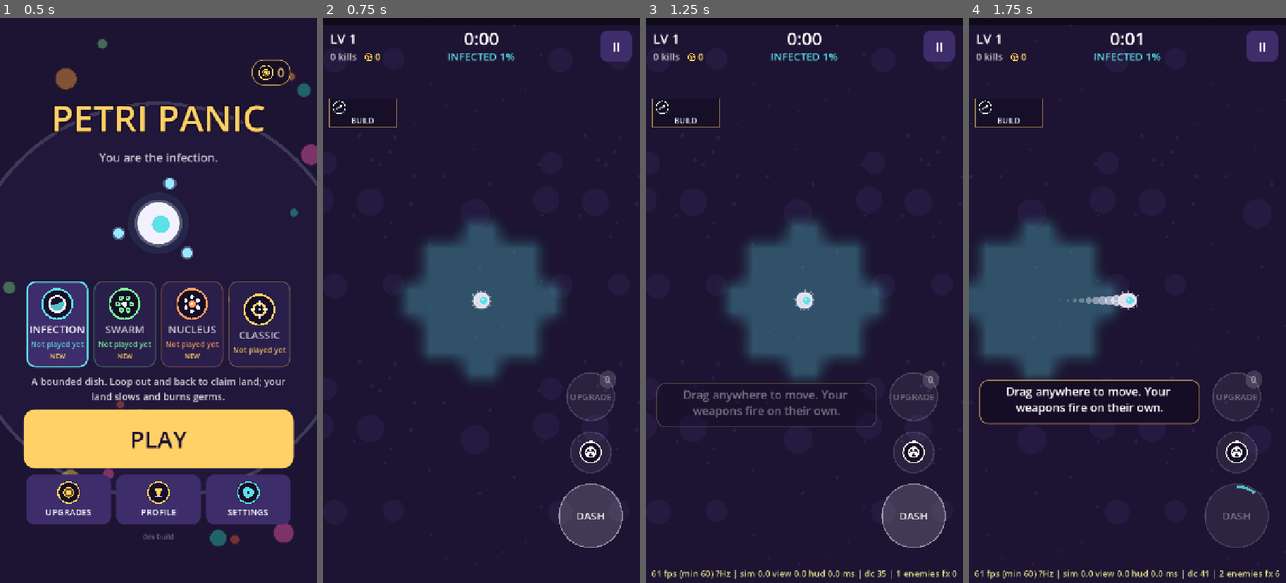
Above: before the commit, frames 1-4 (left to right).
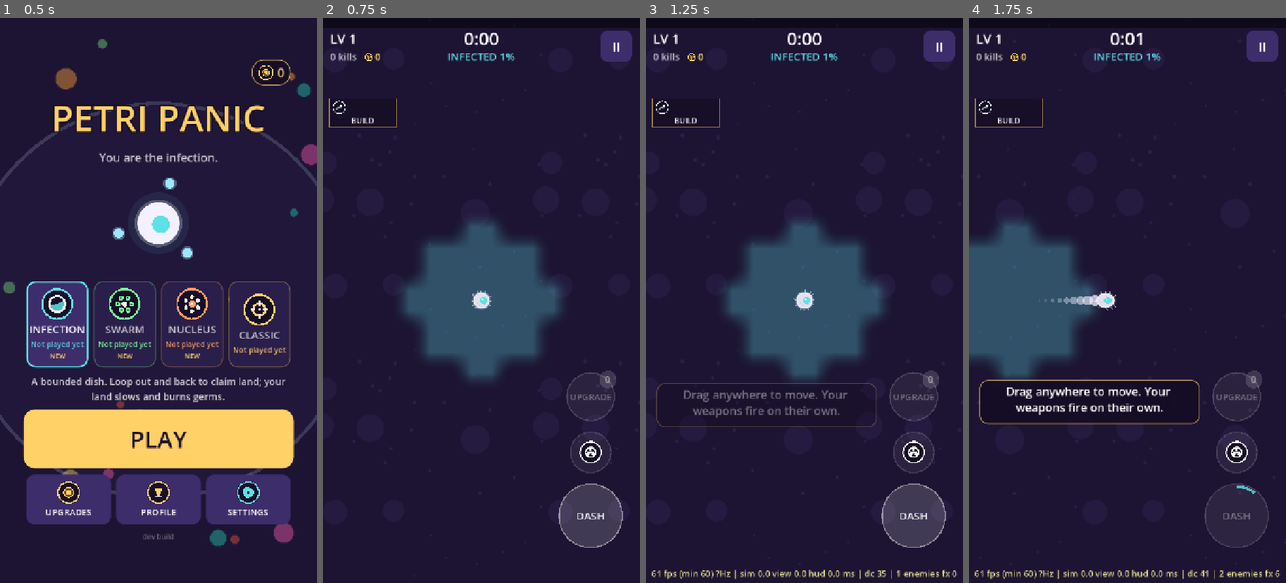
Above: after the commit, the same moments.

Repository: yousufkamran222-code/survivor-lite
Game: Godot game, scene res://scenes/main.tscn
The game is run twice, just before and just after one commit, with the same random seed, the same clock (stepped at 60 frames per second) and the same inputs.
Inputs (mouse positions are in pixels of both pictures, inside the frame that each line leads up to):
- Up to frame 1 (0.5 s): no input
- Up to frame 2 (0.75 s): click "PLAY" at 0.5 s
- Up to frame 3 (1.25 s): no input
- Up to frame 4 (1.75 s): tap Enter at 1.25 s; move the mouse to (1197, 272) at 1.27 s; hold D from 1.28 s (still down); tap 1 at 1.35 s; click (1197, 272) at 1.42 s; tap Space at 1.52 s

Frame 1 is identical in both runs. In frame 2, 0.5% of the frame differs, in the area x 0-100%, y 1-2%; in frame 3, 0.5%; in frame 4, 4.0%, in the area x 0-100%, y 1-64%.

Commit message:
Feel round 1: camera look-ahead/zoom, gem hop, pickup ladder, XP bar glow, level-up shockwave
- Camera: look-ahead along your velocity (0.35 s), slow zoom-out to 0.92 as
  the crowd grows, zoom punches on level-ups, streak milestones, elite/boss
  kills and evolutions. Culling, background and HUD arrows use the zoom.
- XP loop: gems hop out of kills (World g_born per gem, view-only use),
  pickup sound climbs while gems stream in, XP bar 22 px with a bright tip,
  near-full glow pulse and a flash + sweep on fill.
- Level-up shockwave (balance.xp.levelup_wave: 220 px, knock 420, no damage)
  with a ring. Knobs in juice; D-024.
- Bot, seeds 600-1100 x 8 (48 runs per mode), before -> after:
  Classic   win 19% -> 15%, p10 2:19-2:50 -> 1:58-3:04, p50 4:11-4:42 -> 2:19-4:11,
            p90 4:42-5:00 -> 3:28-5:00, level p50 8-14 -> 8-13
  Infection win 21% -> 19%, p10 1:50-2:19 -> 1:28-2:16, p50 2:14-5:00 -> 2:22-3:29,
            p90 2:46-5:00 -> 2:41-5:00, level p50 15-33 -> 15-20
  Swarm     win 15% -> 15%, p10 1:29-2:17 -> 1:25-2:22, p50 2:17-3:44 -> 2:17-4:40,
            p90 3:23-5:00 -> 3:21-5:00, level p50 9-12 -> 10-13
  Nucleus   win 31% -> 40%, p50 2:24-6:09 -> 2:55-6:06, level p50 8-14 -> 9-14
  All inside the +-10-15 point alarm band. 159 tests.

Co-Authored-By: Claude Opus 5.5 <noreply@anthropic.com>
Claude-Session: https://claude.ai/code/session_01Gsp3Vofy7NFve13ayFdCLg

Diff:
--- a/data/balance.json
+++ b/data/balance.json
@@ -96,6 +96,7 @@
     "linear": 3,
     "quad": 0.1,
     "gain_mult": 0.7,
+    "levelup_wave": {"radius": 220, "knock": 420},
     "gem_speed": 650,
     "max_gems": 120
   },
@@ -260,6 +261,23 @@
     "kill_flash_scale": 1.3,
     "kill_burst_speed": 1.0,
     "kill_burst_drag": 7.0,
+    "cam_lead_s": 0.35,
+    "cam_lead_rate": 4.0,
+    "cam_crowd_zoom": 0.08,
+    "cam_crowd_from": 60,
+    "cam_crowd_span": 100,
+    "cam_punch_mult": 1.0,
+    "cam_punch_decay": 0.25,
+    "cam_punch_level": 0.035,
+    "cam_punch_streak": 0.03,
+    "cam_punch_elite": 0.03,
+    "cam_punch_evolution": 0.06,
+    "cam_punch_boss": 0.07,
+    "gem_hop_s": 0.28,
+    "gem_hop_h": 18,
+    "pickup_pitch_step": 0.03,
+    "pickup_pitch_max": 0.6,
+    "pickup_chain_s": 0.35,
     "multikill_min": 6,
     "multikill_shake": 0.6,
     "multikill_shake_max": 7,
--- a/scripts/core/world.gd
+++ b/scripts/core/world.gd
@@ -166,6 +166,7 @@
 var g_pos := PackedVector2Array()
 var g_val := PackedFloat32Array()
 var g_pull := PackedByteArray()
+var g_born := PackedFloat32Array()  # run time each gem dropped (the view's pop-out hop)
 
 var _grid := {}
 
@@ -1289,10 +1290,12 @@
 		g_pos[far] = pos
 		g_val[far] = value
 		g_pull[far] = 0
+		g_born[far] = time
 		return
 	g_pos.append(pos)
 	g_val.append(value)
 	g_pull.append(0)
+	g_born.append(time)
 
 
 func _update_gems(dt: float) -> void:
@@ -1315,18 +1318,43 @@
 				g_pos[i] = g_pos[last]
 				g_val[i] = g_val[last]
 				g_pull[i] = g_pull[last]
+				g_born[i] = g_born[last]
 				g_pos.resize(last)
 				g_val.resize(last)
 				g_pull.resize(last)
+				g_born.resize(last)
 				continue
 			g_pos[i] = g_pos[i] + off / d * minf(d, speed * dt)
 		i += 1
+	var levelled := false
 	while xp >= xp_next:
 		xp -= xp_next
 		level += 1
 		xp_next = Progression.xp_needed(bal, level)
 		pending_levelups += 1
+		levelled = true
 		_emit({"type": "level_gained", "level": level, "banked": pending_levelups})
+	if levelled:
+		_levelup_wave()
+
+
+## Level-up shockwave (balance.xp.levelup_wave): nearby germs get shoved back
+## (more the closer they are), no damage; elites and the boss resist as usual.
+func _levelup_wave() -> void:
+	var lw: Dictionary = bal.xp.get("levelup_wave", {})
+	var r := float(lw.get("radius", 0.0))
+	if r <= 0.0:
+		return
+	var push := float(lw.knock)
+	for i: int in query(p_pos, r):
+		var off := e_pos[i] - p_pos
+		var d := off.length()
+		var dir := off / d if d > 0.001 else Vector2.RIGHT
+		var resist := float(enemy_defs[e_type[i]].get("knock_resist", 0.0))
+		if e_elite[i] == 1:
+			resist = maxf(resist, float(data.waves.elites.knock_resist))
+		e_knock[i] += dir * push * (1.0 - 0.5 * clampf(d / r, 0.0, 1.0)) * (1.0 - resist)
+	_emit({"type": "levelup_wave", "pos": p_pos, "radius": r})
 
 
 func _roll() -> Array:
--- a/scripts/game/main.gd
+++ b/scripts/game/main.gd
@@ -40,6 +40,8 @@
 var _new_achievements: Array = []
 var _new_best := false
 var _touch_index := -1
+var _pickup_chain := 0  # gems collected in quick succession (pitch ladder)
+var _pickup_ms := 0
 var _life_best_streak := 0  # lifetime best at run start (for the NEW BEST STREAK call-out)
 var _streak_best_called := false
 var _slowmo := 0.0  # boss-kill slow motion left (real seconds)
@@ -281,6 +283,7 @@
 	world.step(dt, _move_input())
 	hud.sim_ms = lerpf(hud.sim_ms, (Time.get_ticks_usec() - t0) / 1000.0, 0.1)
 	hud.cam_pos = view.cam.position
+	hud.cam_zoom = view.cam_zoom
 	hud.fx_count = view.fx.size()
 	_handle_events(world.events)
 	view.consume(world.events)
@@ -325,7 +328,12 @@
 				if ev.get("gilded", false):
 					Sfx.play("pickup", 0.05, 1.6)
 			"pickup":
-				Sfx.play("pickup", 0.15)
+				# Gems collected in quick succession climb in pitch.
+				var j: Dictionary = bal.juice
+				var now := Time.get_ticks_msec()
+				_pickup_chain = _pickup_chain + 1 if now - _pickup_ms < int(float(j.get("pickup_chain_s", 0.35)) * 1000.0) else 0
+				_pickup_ms = now
+				Sfx.play("pickup", 0.03, 1.0 + minf(_pickup_chain * float(j.get("pickup_pitch_step", 0.0)), float(j.get("pickup_pitch_max", 0.0))))
 			"nova":
 				Sfx.play("nova")
 			"chain":
--- a/scripts/game/world_view.gd
+++ b/scripts/game/world_view.gd
@@ -18,6 +18,10 @@
 var pal := {}
 var enemy_colors: Array = []
 var cam: Camera2D
+var cam_zoom := 1.0  # current zoom (HUD arrows need it)
+var _look := Vector2.ZERO  # camera look-ahead offset (juice.cam_lead_s)
+var _zoom_crowd := 1.0  # eases out as the crowd grows (juice.cam_crowd_zoom)
+var _zoom_punch := 0.0  # short zoom-in on big moments
 var font: Font
 var fx: Array = []
 var shake := 0.0
@@ -200,6 +204,7 @@
 				_add_fx({"kind": "ring", "pos": ev.pos, "r": 46.0, "life": 0.2, "color": pal.player}, max_fx + 4)
 			"elite_killed":
 				add_shake(10.0)
+				add_zoom_punch(float(juice.get("cam_punch_elite", 0.0)))
 				_add_fx({"kind": "ring", "pos": ev.pos, "r": 150.0, "life": 0.4, "color": elite_color}, max_fx + 4)
 				# Gold shower: sparks burst up and fall.
 				for n in 18:
@@ -219,6 +224,13 @@
 				add_shake(minf(3.0 + ev.tiles * 0.05, 12.0))
 			"level_gained":
 				_add_fx({"kind": "ring", "pos": world.p_pos, "r": 70.0, "life": 0.35, "color": pal.ui_accent}, max_fx + 4)
+				add_zoom_punch(float(juice.get("cam_punch_level", 0.0)))
+			"levelup_wave":
+				# The shove ring: fast, bright, sized to the push radius.
+				_add_fx({"kind": "ring", "pos": ev.pos, "r": float(ev.radius), "life": 0.32, "color": Color(pal.xp_bar.lightened(0.4), 0.95)}, max_fx + 4)
+				_add_fx({"kind": "pop", "pos": ev.pos, "color": pal.xp_bar, "r": float(ev.radius) * 0.35, "life": 0.25}, max_fx + 4)
+			"streak":
+				add_zoom_punch(float(juice.get("cam_punch_streak", 0.0)))
 			"upgrade":
 				# Pick burst in the upgrade's colour, right on the player.
 				var uc := IconArt.color_for(world.upgrade_defs[ev.id])
@@ -228,6 +240,7 @@
 					_add_fx({"kind": "dot", "pos": world.p_pos, "vel": Vector2(cos(a), sin(a)) * 240.0, "color": uc, "r": 6.0, "life": 0.45}, max_fx + 14)
 			"evolution":
 				_add_fx({"kind": "ring", "pos": world.p_pos, "r": 320.0, "life": 0.7, "color": _wcolor(ev.weapon, pal.ui_accent)}, max_fx + 4)
+				add_zoom_punch(float(juice.get("cam_punch_evolution", 0.0)))
 			"hurt":
 				add_shake(float(juice.shake_hurt))
 				_hurt_t = float(bal.player.iframes_s)
@@ -262,6 +275,7 @@
 					_add_fx({"kind": "ring", "pos": world.vent_pos[v], "r": 150.0, "life": 0.5, "color": pal.vent}, max_fx + 4)
 			"boss_killed":
 				add_shake(float(juice.shake_boss_kill))
+				add_zoom_punch(float(juice.get("cam_punch_boss", 0.0)))
 				_add_fx({"kind": "ring", "pos": ev.pos, "r": 260.0, "life": 0.6}, max_fx + 4)
 	# Many kills in one frame (a nova or bomb clearing a crowd): a small shake
 	# and a ring sized by how many died.
@@ -269,6 +283,11 @@
 	if mk > 0 and _kills_this_frame >= mk:
 		add_shake(minf(float(_kills_this_frame) * float(juice.get("multikill_shake", 0.0)), float(juice.get("multikill_shake_max", 0.0))))
 		_add_fx({"kind": "ring", "pos": _kill_sum / _kills_this_frame, "r": minf(60.0 + 12.0 * _kills_this_frame, 320.0), "life": 0.3, "color": Color(1, 1, 1, 0.8)}, max_fx + 4)
+
+
+## Short zoom-in for a big moment (decays at juice.cam_punch_decay per s).
+func add_zoom_punch(amount: float) -> void:
+	_zoom_punch = maxf(_zoom_punch, amount * float(juice.get("cam_punch_mult", 1.0)))
 
 
 ## Weapon colour, switched to its evolution colour once evolved.
@@ -325,8 +344,18 @@
 	_shake_t += delta
 	var off := Vector2(sin(_shake_t * 47.0) * 0.6 + sin(_shake_t * 21.0 + 1.7) * 0.4,
 		cos(_shake_t * 43.0) * 0.6 + sin(_shake_t * 19.0 + 0.4) * 0.4) * shake * float(juice.get("shake_mult", 1.0)) * shake_setting
-	cam.position = (world.core_pos if world.p_down > 0.0 else world.p_pos) + off
-	var vp := get_viewport_rect().size
+	# Camera: leads a little where you're heading, eases out as the crowd
+	# grows, and punches in on big moments (add_zoom_punch). Knobs in juice.
+	var lead := world.p_vel * float(juice.get("cam_lead_s", 0.0))
+	_look = _look.lerp(lead, 1.0 - exp(-float(juice.get("cam_lead_rate", 4.0)) * delta))
+	var crowd_k := clampf((float(world.hostile_count()) - float(juice.get("cam_crowd_from", 60))) / maxf(float(juice.get("cam_crowd_span", 100)), 1.0), 0.0, 1.0)
+	_zoom_crowd = lerpf(_zoom_crowd, 1.0 - float(juice.get("cam_crowd_zoom", 0.0)) * crowd_k, 1.0 - exp(-0.8 * delta))
+	_zoom_punch = maxf(0.0, _zoom_punch - delta * float(juice.get("cam_punch_decay", 0.25)))
+	cam_zoom = _zoom_crowd * (1.0 + _zoom_punch)
+	cam.zoom = Vector2.ONE * cam_zoom
+	var focus := world.core_pos if world.p_down > 0.0 else world.p_pos + _look
+	cam.position = focus + off
+	var vp := get_viewport_rect().size / cam_zoom
 	var view := Rect2(cam.position - vp / 2.0, vp).grow(80)
 	_fill_gems(view)
 	_fill_shots()
@@ -351,7 +380,7 @@
 
 func _draw_world() -> void:
 	# One tiled texture, anchored to the world grid so it scrolls correctly.
-	var vp := get_viewport_rect().size
+	var vp := get_viewport_rect().size / cam_zoom
 	var tile := float(BG_TILE.get_width())
 	var tl := cam.position - vp / 2.0 - Vector2(64, 64)
 	var origin := Vector2(floorf(tl.x / tile), floorf(tl.y / tile)) * tile
@@ -431,17 +460,26 @@
 
 func _fill_gems(view: Rect2) -> void:
 	_gems.begin()
+	var hop_s := float(juice.get("gem_hop_s", 0.0))
+	var hop_h := float(juice.get("gem_hop_h", 0.0))
 	for i in world.g_pos.size():
 		var p := world.g_pos[i]
 		if not view.has_point(p):
 			continue
 		var v := world.g_val[i]
+		# Pop out of the kill: a short hop with a squash on landing (view only).
+		var age := world.time - world.g_born[i] if i < world.g_born.size() else 1.0
+		var sz := 1.0
+		if age < hop_s:
+			var k := age / hop_s
+			p.y -= sin(k * PI) * hop_h
+			sz = 0.4 + 0.8 * k if k < 0.5 else 1.0 + 0.25 * sin((k - 0.5) * 2.0 * PI)
 		if v >= 10.0:
-			_gems.add(p, 18.0, pal.gem_large)
+			_gems.add(p, 18.0 * sz, pal.gem_large)
 		elif v >= 3.0:
-			_gems.add(p, 14.0, pal.gem_medium)
+			_gems.add(p, 14.0 * sz, pal.gem_medium)
 		else:
-			_gems.add(p, 10.0, pal.gem_small)
+			_gems.add(p, 10.0 * sz, pal.gem_small)
 	_gems.commit()
 
 
--- a/scripts/ui/hud_overlay.gd
+++ b/scripts/ui/hud_overlay.gd
@@ -15,6 +15,8 @@
 var sim_ms := 0.0
 var fx_count := 0
 var cam_pos := Vector2.ZERO  # world position at the screen centre
+var cam_zoom := 1.0  # WorldView's camera zoom (arrows map world -> screen with it)
+const XP_H := 22.0  # XP bar height
 var dash_radius := 72.0
 var dash_margin := 40.0
 var elite_color := Color("#ffd166")
@@ -251,6 +253,7 @@
 
 func _draw_hud() -> void:
 	var w := size.x
+	_draw_xp_live(w)
 	if world.def_on:
 		_draw_defense_live(w)
 	_draw_arrows()
@@ -291,15 +294,36 @@
 			draw_colored_polygon(PackedVector2Array([tip, tip - d * 14.0 + side, tip - d * 14.0 - side]), Color(1, 1, 1, 0.5))
 
 
+## The animated part of the XP bar (every frame; the bar itself is cached):
+## a bright tip at the fill edge, a glow that pulses faster as the bar nears
+## full, and a white flash + sweep when it fills.
+func _draw_xp_live(w: float) -> void:
+	var f := clampf(world.xp / world.xp_next, 0.0, 1.0)
+	var t := Time.get_ticks_msec() / 1000.0
+	var x := w * f
+	if f > 0.0:
+		draw_rect(Rect2(maxf(x - 10.0, 0.0), 0, minf(10.0, x), XP_H), Color(1, 1, 1, 0.45))
+	if f >= 0.75:
+		var near := (f - 0.75) / 0.25
+		var pulse := 0.5 + 0.5 * sin(t * (6.0 + 10.0 * near))
+		draw_rect(Rect2(0, XP_H, x, 6), Color(pal.xp_bar, (0.15 + 0.35 * near) * pulse))
+		draw_rect(Rect2(0, 0, x, XP_H), Color(1, 1, 1, 0.12 * near * pulse))
+	if _xp_flash > 0.0:
+		var k := _xp_flash / 0.4
+		draw_rect(Rect2(0, 0, w, XP_H), Color(1, 1, 1, 0.7 * k))
+		draw_rect(Rect2(0, XP_H, w, 10), Color(pal.xp_bar, 0.5 * k))
+		var sx := w * (1.0 - k)
+		draw_rect(Rect2(sx - 40.0, 0, 80.0, XP_H), Color(1, 1, 1, 0.8 * k))
+
+
 ## Top bars and readouts (bars layer): XP, level, timer, kills, mode readout,
 ## Nucleus bars, boss bar. Redrawn only when one of them changes.
 func _draw_bars(ci: CanvasItem) -> void:
 	var w := size.x
 	var xp_f := clampf(world.xp / world.xp_next, 0.0, 1.0)
-	ci.draw_rect(Rect2(0, 0, w, 16), Color(0, 0, 0, 0.5))
-	ci.draw_rect(Rect2(0, 0, w * xp_f, 16), pal.xp_bar)
-	if _xp_flash > 0.0:
-		ci.draw_rect(Rect2(0, 0, w, 16), Color(1, 1, 1, _xp_flash * 1.5))
+	ci.draw_rect(Rect2(0, 0, w, XP_H), Color(0, 0, 0, 0.5))
+	ci.draw_rect(Rect2(0, 0, w * xp_f, XP_H), pal.xp_bar)
+	ci.draw_rect(Rect2(0, 0, w * xp_f, 4), Color(1, 1, 1, 0.35))  # top highlight
 	ci.draw_string(font, Vector2(16, 58), "LV %d" % world.level, HORIZONTAL_ALIGNMENT_LEFT, -1, 30, pal.text)
 	ci.draw_string(font, Vector2(0, 62), UiKit.fmt_time(world.time), HORIZONTAL_ALIGNMENT_CENTER, w, 40, pal.player_hurt if world.final_minute else pal.text)
 	var kills_txt := "%d kills" % world.kills
@@ -399,7 +423,7 @@
 	if world.def_on:
 		targets.append([world.core_pos, pal.core, false])
 	for tg in targets:
-		var sp: Vector2 = tg[0] - cam_pos + half
+		var sp: Vector2 = (tg[0] - cam_pos) * cam_zoom + half
 		if Rect2(Vector2.ZERO, size).grow(-10).has_point(sp):
 			continue
 		var dir := (sp - half).normalized()
--- a/tests/test_swarm_orders.gd
+++ b/tests/test_swarm_orders.gd
@@ -86,6 +86,7 @@
 	w.g_pos.clear()
 	w.g_val.clear()
 	w.g_pull.clear()
+	w.g_born.clear()
 	w._drop_gem(w.p_pos + Vector2(700, 0), 3.0)
 	var xp0 := w.xp
 	# Guard leaves it lying there.
Not shown, changed: docs/DECISIONS.md
Not shown, changed: docs/PIPELINE.md
Not shown, changed: docs/POLISH_PLAN.md
Not shown, changed: docs/SESSION_HANDOFF.md
Not shown, changed: docs/SPEC.md
